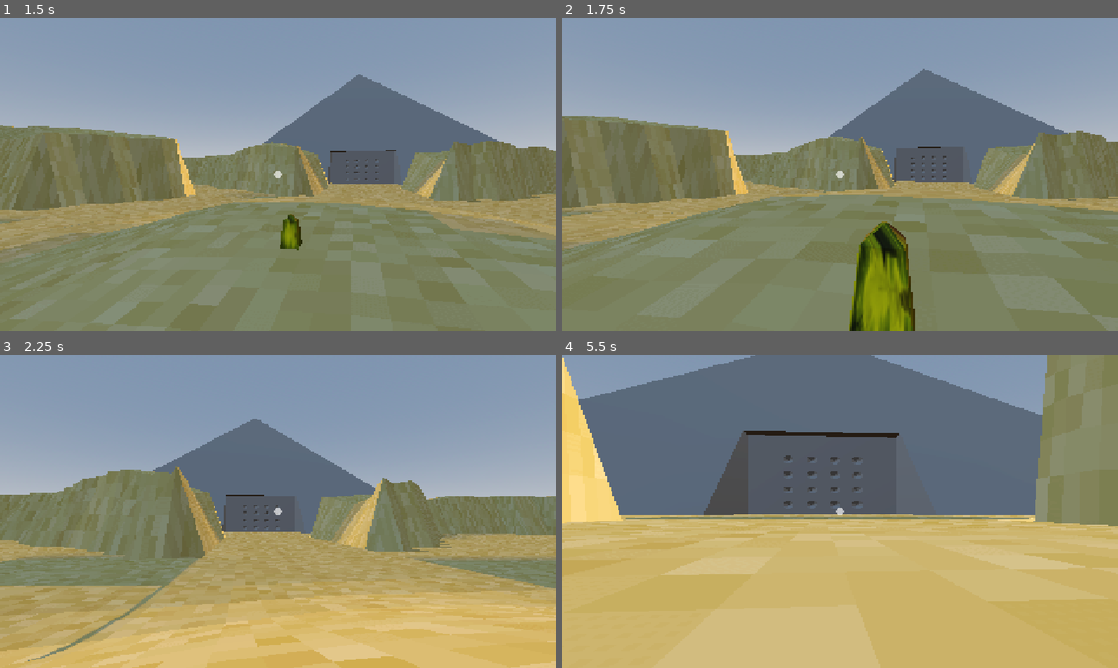
Above: before the commit, frames 1-4 (two rows, left to right).
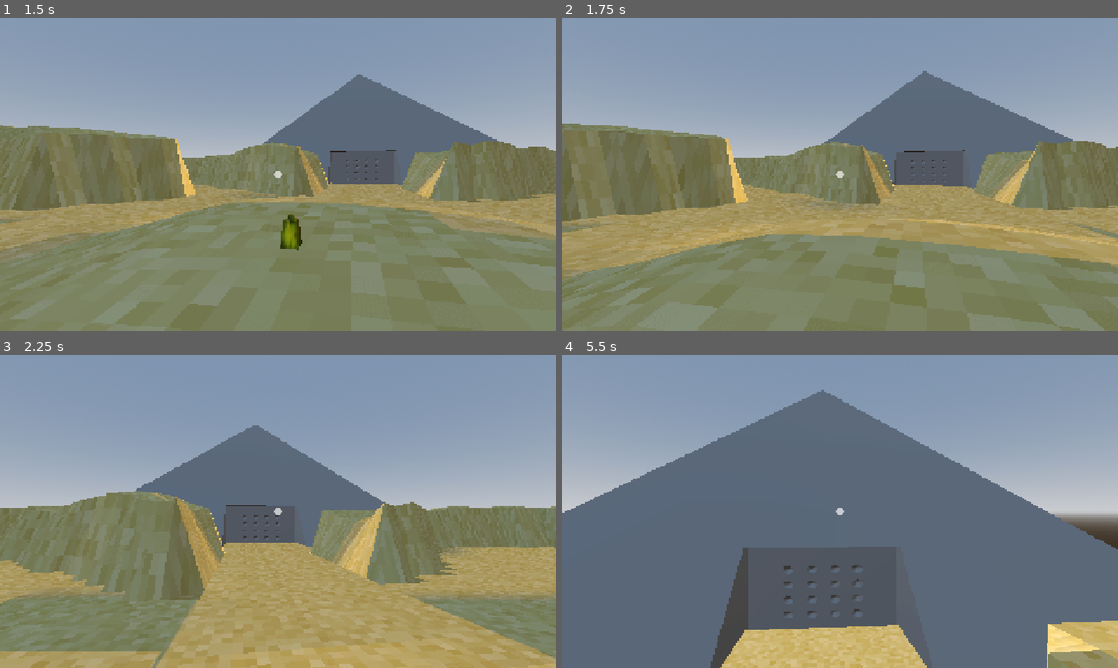
Above: after the commit, the same moments.

Repository: Octoan1/Respawn-Game-Jam-2025
Game: Godot game, scene res://scenes/main.tscn
Same seed, same stepped clock (60 frames per second), same inputs: the game is played once before the commit and once after it.
Inputs (mouse positions are in pixels of both pictures, inside the frame that each line leads up to):
- Up to frame 1 (1.5 s): tap Enter at 0.5 s; move the mouse to (305, 174) at 0.52 s; hold / (secret_button) 0.53-1.28 s; hold W (move_forward) from 0.53 s (still down); tap Space (jump) at 0.77, 0.8, 1.07, 1.35 s; move the mouse to (250, 174) at 1.27 s
- Up to frame 2 (1.75 s): keep holding W (move_forward); tap Space (jump) at 1.52 s; tap / (secret_button) at 1.55 s
- Up to frame 3 (2.25 s): keep holding W (move_forward); tap Space (jump) at 1.82 s; move the mouse to (289, 505) at 2.02 s; hold Space (jump) from 2.03 s (still down); click (289, 505) at 2.1 s
- Up to frame 4 (5.5 s): keep holding W (move_forward); move the mouse to (834, 517) at 2.77 s; release Space (jump) at 2.78 s; tap / (secret_button) at 2.85, 4.55 s; tap Space (jump) at 3.02, 3.32, 3.77, 3.8, 4.07, 4.35, 4.52, 4.82 s; move the mouse to (878, 514) at 3.52 s; hold / (secret_button) 3.53-4.28 s; move the mouse to (795, 508) at 4.27 s; move the mouse to (845, 511) at 5.02 s; hold Space (jump) from 5.03 s (still down); click (845, 511) at 5.1 s

Frame 1 is identical in both runs. In frame 2, 24% of the frame differs, in the area x 0-100%, y 16-100%; in frame 3, 39%; in frame 4, 78%, in the area x 0-100%, y 0-100%.

Commit message:
they fly now

Diff:
--- a/scenes/player/player.gd
+++ b/scenes/player/player.gd
@@ -2,6 +2,7 @@
 
 @export var SPEED: float = 10
 @export var JUMP_VELOCITY: float = 4.5
+var can_fly: bool = false
 
 # Get the gravity from the project settings to be synced with RigidDynamicBody nodes.
 var gravity: float = ProjectSettings.get_setting("physics/3d/default_gravity")
@@ -18,8 +19,12 @@
 	elif event.is_action_pressed("secret_button"):
 		if SPEED == 10:
 			SPEED = 100
+			JUMP_VELOCITY = 20
+			can_fly = true
 		else:
 			SPEED = 10
+			JUMP_VELOCITY = 4.5
+			can_fly = false
 
 	if Input.get_mouse_mode() == Input.MOUSE_MODE_CAPTURED:
 		if event is InputEventMouseMotion:
@@ -34,7 +39,7 @@
 		velocity.y -= gravity * delta
 
 	# Handle Jump.
-	if Input.is_action_pressed("jump") and is_on_floor():
+	if Input.is_action_pressed("jump") and (is_on_floor() or can_fly):
 		velocity.y = JUMP_VELOCITY
 
 	# Interaction Quick Test
